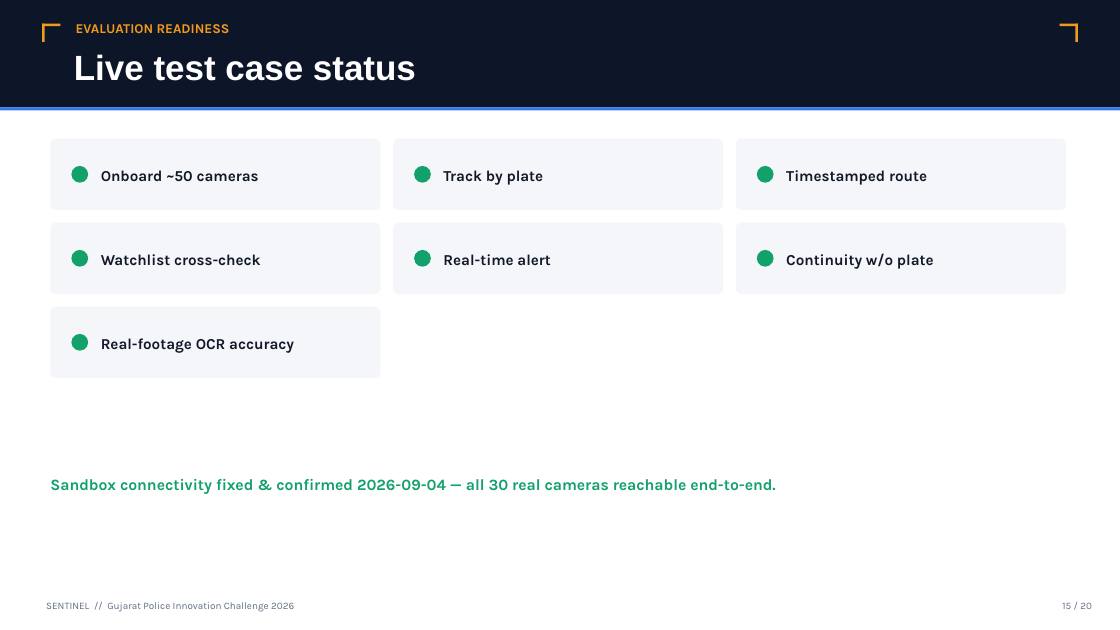
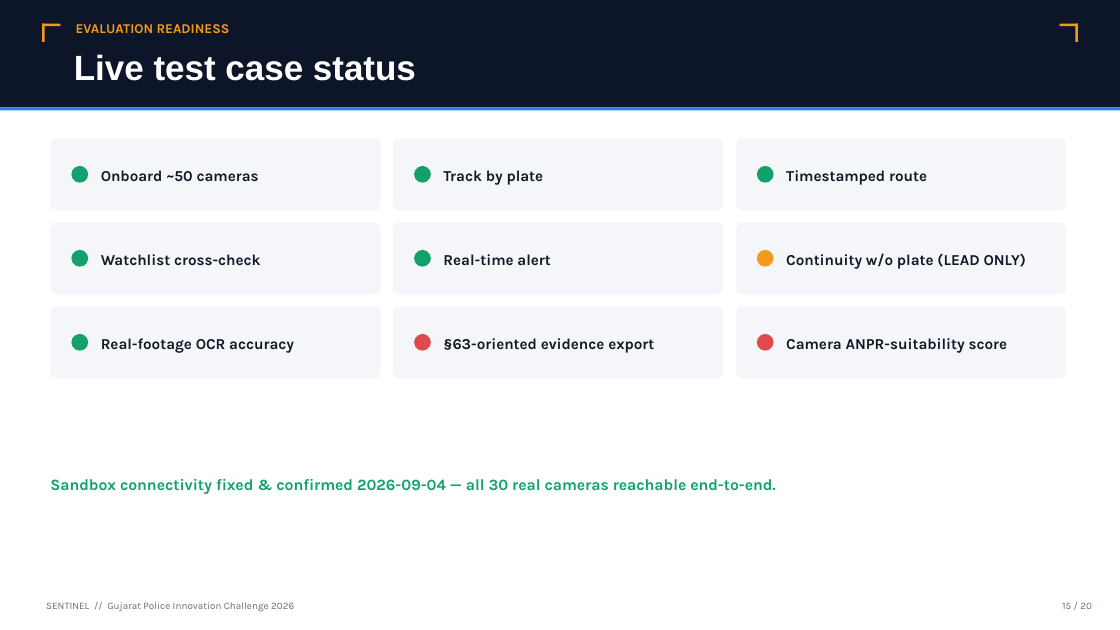
Before and after one commit to lekkalaharsha/sentinel-gujarat-police, a slide deck: slide 16 of docs/assets/Sentinel_Solution_Presentation.pptx. Drawn at 1120x630 pixels with LibreOffice and Linux fonts; fonts in the diff are those of the drawing. Boxes give left, top, right and bottom in pixels: in the first picture for what was removed or moved away, otherwise in the second. Text is boxed around its words. In the diff, an @@ line names an element or a change of style, - is before the commit and + after.

```diff
--- a/docs/assets/Sentinel_Solution_Presentation.pptx
+++ b/docs/assets/Sentinel_Solution_Presentation.pptx
@@ ellipse at box(757, 250, 774, 267): fill #12A16B to #F29A1E @@
@@ text at box(786, 253, 1026, 269): text changed @@
-Continuity w/o plate
+Continuity w/o plate (LEAD ONLY)
@@ rounded rectangle added at box(393, 307, 723, 378), fill #F4F6FA @@
@@ rounded rectangle added at box(736, 307, 1066, 378), fill #F4F6FA @@
@@ ellipse added at box(414, 334, 431, 351), fill #E04A4A @@
@@ text added at box(443, 338, 654, 353), 13 pt, text #111827, bold @@
+§63-oriented evidence export
@@ ellipse added at box(757, 334, 774, 351), fill #E04A4A @@
@@ text added at box(786, 338, 1008, 353), 13 pt, text #111827, bold @@
+Camera ANPR-suitability score
```
Also in this commit, not shown: 13 other slides changed, 1 slide added, 1 slide removed, 1 other file.
